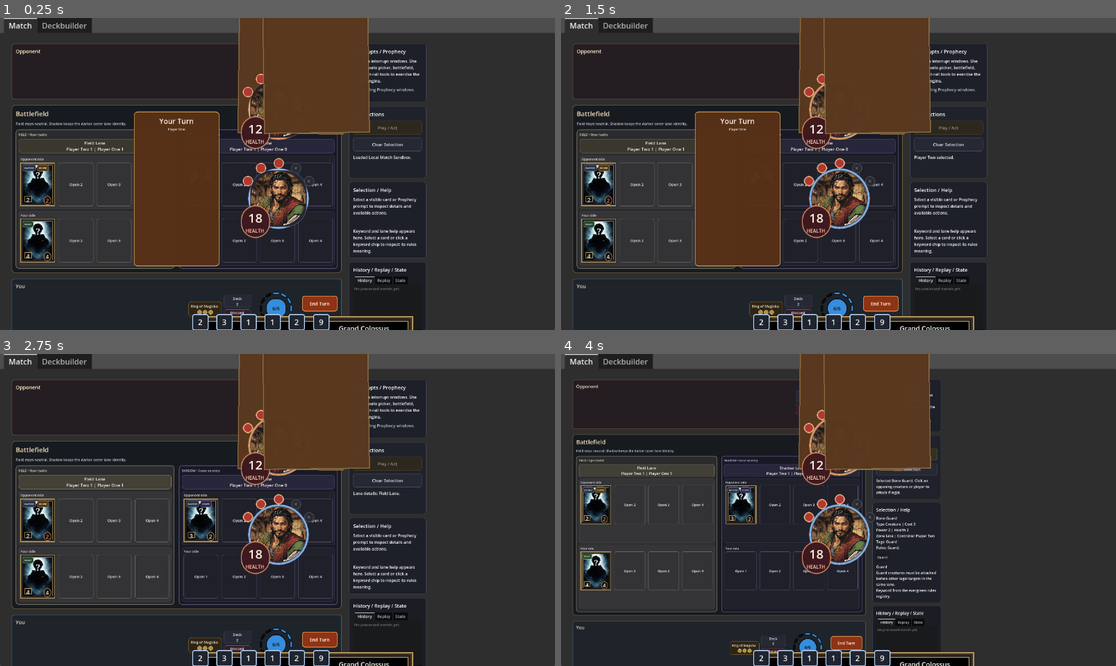
Above: before the commit, frames 1-4 (two rows, left to right).
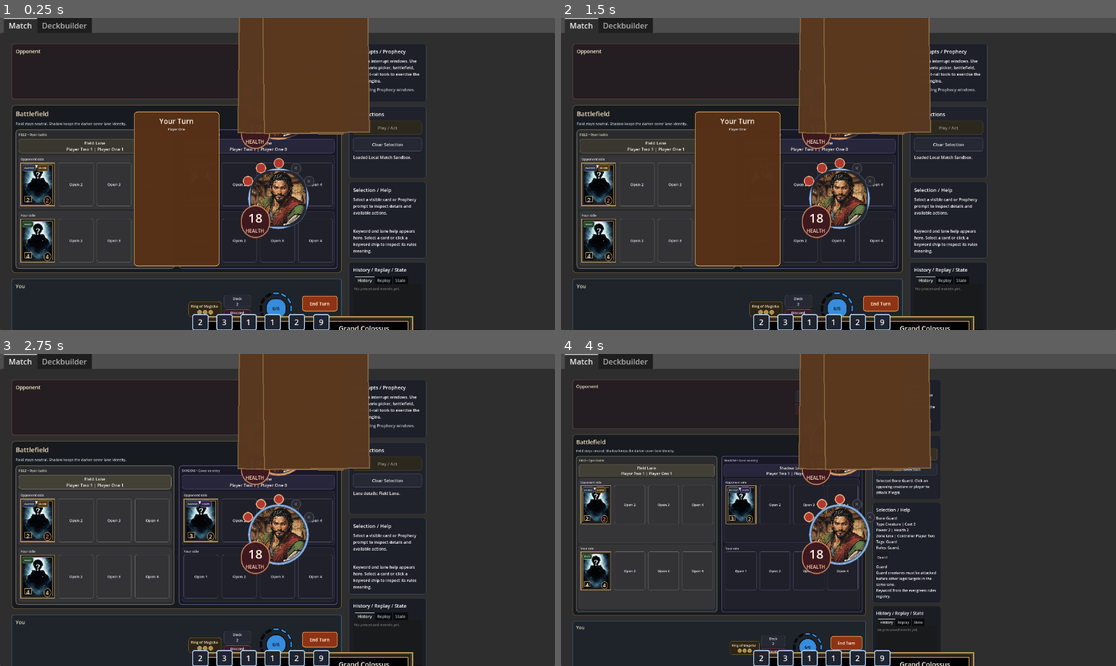
Above: after the commit, the same moments.

Repository: FlinnBurgess/elder-scrolls-legends
Game: Godot game, scene res://scenes/bootstrap/bootstrap.tscn
The game is run twice, just before and just after one commit, with the same random seed, the same clock (stepped at 60 frames per second) and the same inputs.
Inputs (mouse positions are in pixels of both pictures, inside the frame that each line leads up to):
- Up to frame 1 (0.25 s): no input
- Up to frame 2 (1.5 s): click "Deck 2" at 0.5 s; click "Discard 1" at 1.25 s
- Up to frame 3 (2.75 s): click "Field Lane Player Two 1 | Pla…" at 2 s
- Up to frame 4 (4 s): click (599, 519) at 2.75 s; click "Play / Act" at 3.5 s

The runs differ from the first frame. In frame 1, 0.4% of the frame differs, in the area x 43-54%, y 17-38%; in frame 2, 0.8%, in the area x 43-75%, y 17-96%; in frame 3, 0.4%; in frame 4, 0.4%.

Commit message:
Fix hovered hand card losing focus when mouse moves over player avatar
Reorder overlay add_child calls so hand overlays are added after avatar
overlays, giving hand cards input priority in Godot's sibling order.

Co-Authored-By: Claude Opus 4.6 <noreply@anthropic.com>

Diff:
--- a/src/ui/match_screen.gd
+++ b/src/ui/match_screen.gd
@@ -619,6 +619,18 @@
 	_card_hover_preview_layer.set_anchors_and_offsets_preset(PRESET_FULL_RECT)
 	add_child(_card_hover_preview_layer)
 
+	_opponent_avatar_overlay = Control.new()
+	_opponent_avatar_overlay.name = "OpponentAvatarOverlay"
+	_opponent_avatar_overlay.mouse_filter = Control.MOUSE_FILTER_IGNORE
+	_opponent_avatar_overlay.set_anchors_and_offsets_preset(PRESET_FULL_RECT)
+	add_child(_opponent_avatar_overlay)
+
+	_player_avatar_overlay = Control.new()
+	_player_avatar_overlay.name = "PlayerAvatarOverlay"
+	_player_avatar_overlay.mouse_filter = Control.MOUSE_FILTER_IGNORE
+	_player_avatar_overlay.set_anchors_and_offsets_preset(PRESET_FULL_RECT)
+	add_child(_player_avatar_overlay)
+
 	_opponent_hand_overlay = Control.new()
 	_opponent_hand_overlay.name = "OpponentHandOverlay"
 	_opponent_hand_overlay.mouse_filter = Control.MOUSE_FILTER_IGNORE
@@ -630,18 +642,6 @@
 	_local_hand_overlay.mouse_filter = Control.MOUSE_FILTER_IGNORE
 	_local_hand_overlay.set_anchors_and_offsets_preset(PRESET_FULL_RECT)
 	add_child(_local_hand_overlay)
-
-	_opponent_avatar_overlay = Control.new()
-	_opponent_avatar_overlay.name = "OpponentAvatarOverlay"
-	_opponent_avatar_overlay.mouse_filter = Control.MOUSE_FILTER_IGNORE
-	_opponent_avatar_overlay.set_anchors_and_offsets_preset(PRESET_FULL_RECT)
-	add_child(_opponent_avatar_overlay)
-
-	_player_avatar_overlay = Control.new()
-	_player_avatar_overlay.name = "PlayerAvatarOverlay"
-	_player_avatar_overlay.mouse_filter = Control.MOUSE_FILTER_IGNORE
-	_player_avatar_overlay.set_anchors_and_offsets_preset(PRESET_FULL_RECT)
-	add_child(_player_avatar_overlay)
 
 	var main_row := HBoxContainer.new()
 	main_row.name = "MainRow"
